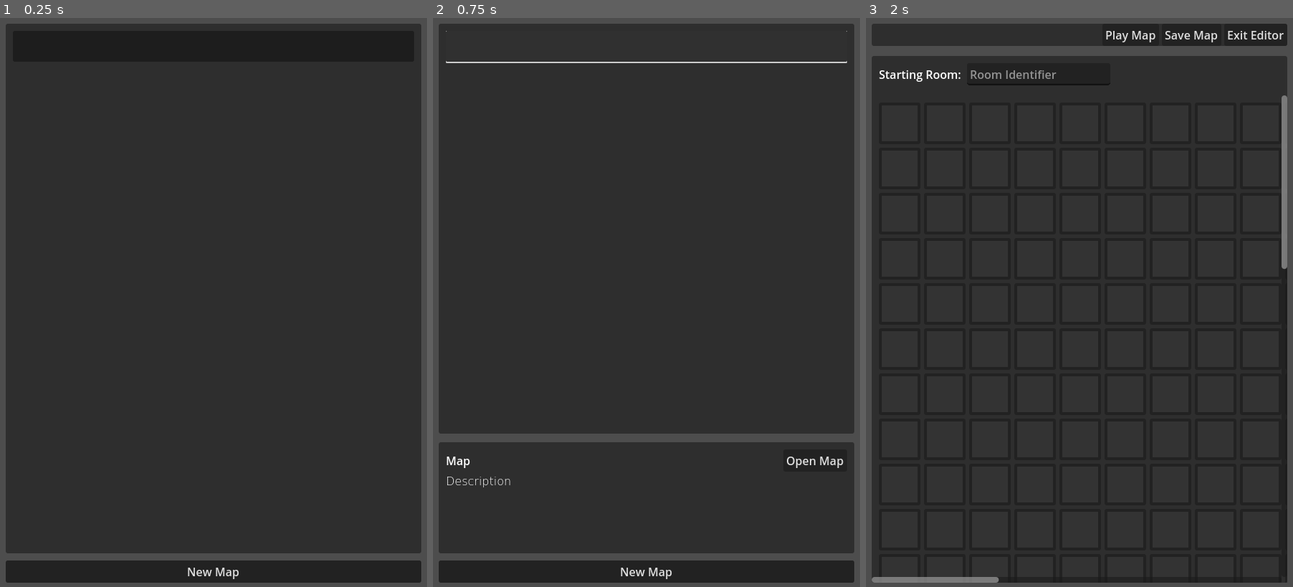
Above: before the commit, frames 1-3 (left to right).
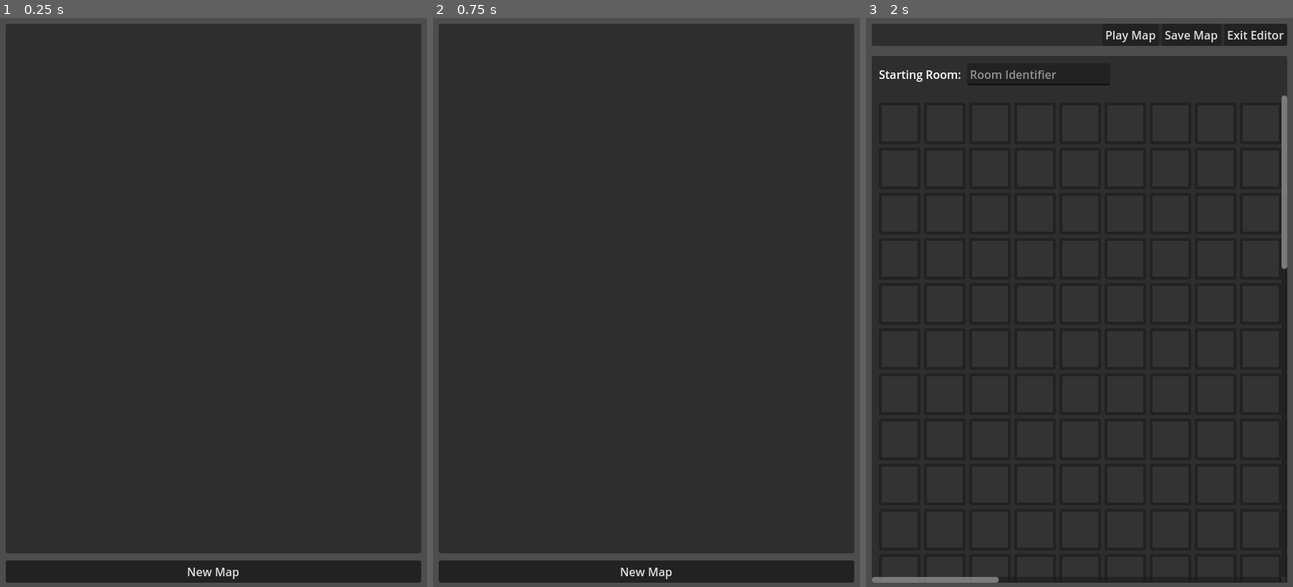
Above: after the commit, the same moments.

Repository: SashaMkrv/godot-4.2.1-text-adventure
Game: Godot game, scene res://NavigationOnly/Scenes/NavigationOnlyApp.tscn
The game is run twice, just before and just after one commit, with the same random seed, the same clock (stepped at 60 frames per second) and the same inputs. This scene is started directly instead of the project's main scene.
Inputs (mouse positions are in pixels of both pictures, inside the frame that each line leads up to):
- Up to frame 1 (0.25 s): no input
- Up to frame 2 (0.75 s): click (646, 46) at 0.52 s
- Up to frame 3 (2 s): click "New Map" at 1.25 s

The runs differ from the first frame. In frame 2, 1.9% of the frame differs, in the area x 1-99%, y 2-83%; in frame 3, nothing differs.

Commit message:
controllers use maplistiteminfo and savecontext
irresponsible changes, should have a dto or some such.

Diff:
--- a/NavigationOnly/Scripts/AppStateController.gd
+++ b/NavigationOnly/Scripts/AppStateController.gd
@@ -10,16 +10,28 @@
 var mapEditor: EditAndPlayController = $EditAndPlayMaps
 
 @export
-var games: Array[EditorGame] = [
-	EditorGame.NewEmptyGame()
-]
+var games: Array[MapListItemInfo] = []
+
+var mapSaver: MapSaver = MapSaver.new()
+var directoryReader: DirectoryReader = DirectoryReader.new()
+
 
 # Called when the node enters the scene tree for the first time.
 func _ready() -> void:
 	updateMapBrowser()
 
 func updateMapBrowser() -> void:
-	mapBrowser.games = games
+	var items = getItemsFromDir()
+	mapBrowser.games = items
+
+func getItemsFromDir() -> Array[MapListItemInfo]:
+	var filenames = directoryReader.tryReadOrCreateDirectory()
+	print(filenames)
+	# I would like to map this, but maps return untyped arrays regardless of your lambda
+	var items: Array[MapListItemInfo] = []
+	for filename in filenames:
+		items.append(MapListItemInfo.new(filename))
+	return items
 
 func backToBrowser() -> void:
 	toggleOffControl(mapEditor)
@@ -29,7 +41,22 @@
 	# or do that on save?
 
 
-func openMap(editorGame: EditorGame) -> void:
+func readAndOpenMap(mapListItemInfo: MapListItemInfo) -> void:
+	if mapListItemInfo.newFile:
+		openMap(EditorGame.NewEmptyGame(), SaveContext.new("new-map-data.mn8a"))
+		return
+
+	var path = "user://".path_join("maps").path_join(mapListItemInfo.filename)
+	var fileContent = FileAccess.get_file_as_string(path)
+	var editorGame = EditorGame._from_dict(JSON.parse_string(fileContent))
+
+	var saveContext = SaveContext.new(mapListItemInfo.filename)
+	openMap(editorGame, saveContext)
+
+
+
+
+func openMap(editorGame: EditorGame, saveContext: SaveContext) -> void:
 	toggleOffControl(mapBrowser)
 	toggleOnControl(mapEditor)
 
@@ -37,29 +64,32 @@
 		print_debug("somehow trying to open null game")
 
 	mapEditor.setGame(editorGame)
+	mapEditor.setSaveContext(saveContext)
 	# this should probably be a duplicate so we don't go editing the info in the map browser too
 
 
-func loadGames() -> void:
-	pass
+func reloadMapList() -> void:
+	var list = directoryReader.readDirectory().map(
+		func (file): return MapListItemInfo.new(file)
+	)
+
 
 # I need to GET saved maps as well.
 
 # make new script for this one. I'd prefer a saver w logic outside of this file
-func saveGameToDisk(editorGame: EditorGame) -> void:
+func saveGameToDisk(editorGame: EditorGame, saveContext: SaveContext) -> void:
 	if editorGame == null:
 		print_debug("somehow trying to save null game to disk")
 	# either new and empty, or update of current one
 	# check for file id in the save directory, either make new file or rewrite.
-	print(editorGame.fileId)
+	mapSaver.save(editorGame, saveContext)
 	pass
 
-func _on_map_browser_opening_map(editorGame: EditorGame) -> void:
-	openMap(editorGame)
+func _on_map_browser_opening_map(mapListItemInfo: MapListItemInfo) -> void:
+	readAndOpenMap(mapListItemInfo)
 
-
-func _on_edit_and_play_maps_save_game_to_disk(editorGame: EditorGame) -> void:
-	saveGameToDisk(editorGame)
+func _on_edit_and_play_maps_save_game_to_disk(editorGame: EditorGame, saveContext: SaveContext) -> void:
+	saveGameToDisk(editorGame, saveContext)
 
 func _on_edit_and_play_maps_exit_editor() -> void:
 	backToBrowser()
--- a/NavigationOnly/Scripts/EditAndPlayController.gd
+++ b/NavigationOnly/Scripts/EditAndPlayController.gd
@@ -3,7 +3,7 @@
 
 # there is probably no reason for this to be a signal
 # and be leaving this hallowed hall of editing
-signal save_game_to_disk(editorGame: EditorGame)
+signal save_game_to_disk(editorGame: EditorGame, saveContext: SaveContext)
 signal exit_editor()
 
 # TODO store whether changes have occured after save
@@ -38,11 +38,16 @@
 
 var state:= States.EDITING
 
-
+var _saveContext: SaveContext
 
 func getGame() -> EditorGame:
 	return editor.getGame()
 
+func setSaveContext(saveContext: SaveContext) -> void:
+	_saveContext = saveContext
+
+func getSaveContext() -> SaveContext:
+	return _saveContext
 
 func setGame(game: EditorGame) -> void:
 	reset()
@@ -75,7 +80,7 @@
 	exit_editor.emit()
 
 func trySaveGameToDisk() -> void:
-	save_game_to_disk.emit(getGame())
+	save_game_to_disk.emit(getGame(), getSaveContext())
 
 func transitionToPlay(mapToBuild: EditorGame) -> void:
 	match state:
--- a/NavigationOnly/Scripts/MapList/MapBrowser.gd
+++ b/NavigationOnly/Scripts/MapList/MapBrowser.gd
@@ -1,10 +1,10 @@
 extends Control
 class_name MapBrowser
 
-signal opening_map(editorGame: EditorGame)
+signal opening_map(mapListItemInfo: MapListItemInfo)
 
 @export
-var games: Array[EditorGame] = []:
+var games: Array[MapListItemInfo] = []:
 	set(value):
 		if games == value:
 			return
@@ -12,15 +12,18 @@
 		updateUi()
 
 @onready
-var mapInfoContainer: Control = %MapInfoContainer
+var mapInfoContainer: MapInfoView = %MapInfoContainer
 @onready
-var mapList: MapListUpdater = %MapList
+var mapList: MapListUpdater = %MapList:
+	set(value):
+		mapList = value
+		updateUi()
 
-var currentSelectedGame: EditorGame:
+var currentSelectedItem: MapListItemInfo:
 	set(value):
-		if currentSelectedGame == value:
+		if currentSelectedItem == value:
 			return
-		currentSelectedGame = value
+		currentSelectedItem = value
 		updateMapInfo()
 
 # Called when the node enters the scene tree for the first time.
@@ -38,22 +41,22 @@
 	mapList.games = games
 
 func updateMapInfo() -> void:
-	mapInfoContainer.game = currentSelectedGame
-	mapInfoContainer.visible = currentSelectedGame != null
+	mapInfoContainer.item = currentSelectedItem
+	mapInfoContainer.visible = currentSelectedItem != null
 
-func updateSelectedMap(game: EditorGame) -> void:
-	currentSelectedGame = game
+func updateSelectedMap(mapListItemInfo: MapListItemInfo) -> void:
+	currentSelectedItem = mapListItemInfo
 
-func openMap(game: EditorGame) -> void:
-	opening_map.emit(game)
+func openMap(item: MapListItemInfo) -> void:
+	opening_map.emit(item)
 
 func _on_make_new_map_button_pressed() -> void:
-	openMap(EditorGame.NewEmptyGame())
+	openMap(MapListItemInfo.BrandNewFile())
 
 
-func _on_map_list_game_selected(editorGame: EditorGame) -> void:
-	updateSelectedMap(editorGame)
+func _on_map_list_game_selected(mapListItemInfo: MapListItemInfo) -> void:
+	updateSelectedMap(mapListItemInfo)
 
 
 func _on_map_info_container_open_map_clicked() -> void:
-	openMap(currentSelectedGame)
+	openMap(currentSelectedItem)
--- a/NavigationOnly/Scripts/MapList/MapInfoView.gd
+++ b/NavigationOnly/Scripts/MapList/MapInfoView.gd
@@ -4,9 +4,9 @@
 signal open_map_clicked()
 
 @export
-var game: EditorGame:
+var item: MapListItemInfo:
 	set(value):
-		game = value
+		item = value
 		updateUi()
 
 
@@ -25,12 +25,12 @@
 func updateUi() -> void:
 	if not is_node_ready():
 		return
-	if game == null:
+	if item == null:
 		nameLabel.text = ""
 		descriptionLabel.text = ""
 	else:
-		nameLabel.text = game.mapName
-		descriptionLabel.text = game.mapDescription
+		nameLabel.text = item.mapName
+		descriptionLabel.text = item.mapDescription
 
 func _on_open_map_button_pressed() -> void:
 	open_map_clicked.emit()
--- a/NavigationOnly/Scripts/MapList/MapListItem.gd
+++ b/NavigationOnly/Scripts/MapList/MapListItem.gd
@@ -2,24 +2,27 @@
 extends Node
 class_name MapListItem
 
-signal editorGameSelectedInMapList(editorGame: EditorGame)
+signal mapSelectedInMapList(mapListItemInfo: MapListItemInfo)
 
 const NAME_PLACEHOLDER_TEXT = "Map Name"
 const DESCRIPTION_PLACEHOLDER_TEXT = "Map description. This can be pretty long."
+const FILENAME_PLACEHOLDER_TEXT = "an-example-filename.dat"
 
 # should these be map list item DTOs?
 @export
-var editorGame: EditorGame:
+var mapListItemInfo: MapListItemInfo:
 	set(value):
-		if editorGame == value:
+		if mapListItemInfo == value:
 			return
-		editorGame = value
+		mapListItemInfo = value
 		updateItemInfo()
 
 @onready
 var nameLabel: Label = %MapItemName
 @onready
 var descriptionLabel: Label = %MapItemDescription
+@onready
+var filenameLabel: Label = %MapItemFilename
 @onready
 var button: Button = %Button
 
@@ -31,16 +34,18 @@
 func updateItemInfo() -> void:
 	if not is_node_ready():
 		return
-	if editorGame == null:
+	if mapListItemInfo == null:
 		nameLabel.text = NAME_PLACEHOLDER_TEXT
 		descriptionLabel.text = DESCRIPTION_PLACEHOLDER_TEXT
+		filenameLabel.text = FILENAME_PLACEHOLDER_TEXT
 		return
-	nameLabel.text = editorGame.mapName
-	descriptionLabel.text = editorGame.mapDescription
+	nameLabel.text = mapListItemInfo.mapName
+	descriptionLabel.text = mapListItemInfo.mapDescription
+	filenameLabel.text = mapListItemInfo.filename
 
 
 func _on_button_pressed() -> void:
-	editorGameSelectedInMapList.emit(editorGame)
+	mapSelectedInMapList.emit(mapListItemInfo)
 
 func tryGrabFocus() -> void:
 	button.grab_focus()
--- a/NavigationOnly/Scripts/MapList/MapListUpdater.gd
+++ b/NavigationOnly/Scripts/MapList/MapListUpdater.gd
@@ -4,7 +4,7 @@
 signal game_selected(editorGame: EditorGame)
 
 @export
-var games: Array[EditorGame] = []:
+var games: Array[MapListItemInfo] = []:
 	set(value):
 		games = value
 		# right, I need some way to actually handle the list changing.... Or do I.....
@@ -25,21 +25,21 @@
 	pass
 
 
-func game_selected_in_list(editorGame: EditorGame) -> void:
-	game_selected.emit(editorGame)
+func game_selected_in_list(mapListItemInfo: MapListItemInfo) -> void:
+	game_selected.emit(mapListItemInfo)
 
 func removeAllChildren() -> void:
 	for child in get_children():
 		if child is MapListItem:
-			child.editorGameSelectedInMapList.disconnect(game_selected_in_list)
+			child.mapSelectedInMapList.disconnect(game_selected_in_list)
 			child.queue_free()
 
 func addAllChildren() -> void:
 	var newNode: MapListItem
 	for game in games:
 		newNode = listItemScene.instantiate()
-		newNode.editorGame = game
-		newNode.editorGameSelectedInMapList.connect(game_selected_in_list)
+		newNode.mapListItemInfo = game
+		newNode.mapSelectedInMapList.connect(game_selected_in_list)
 		add_child(newNode)
 
 
